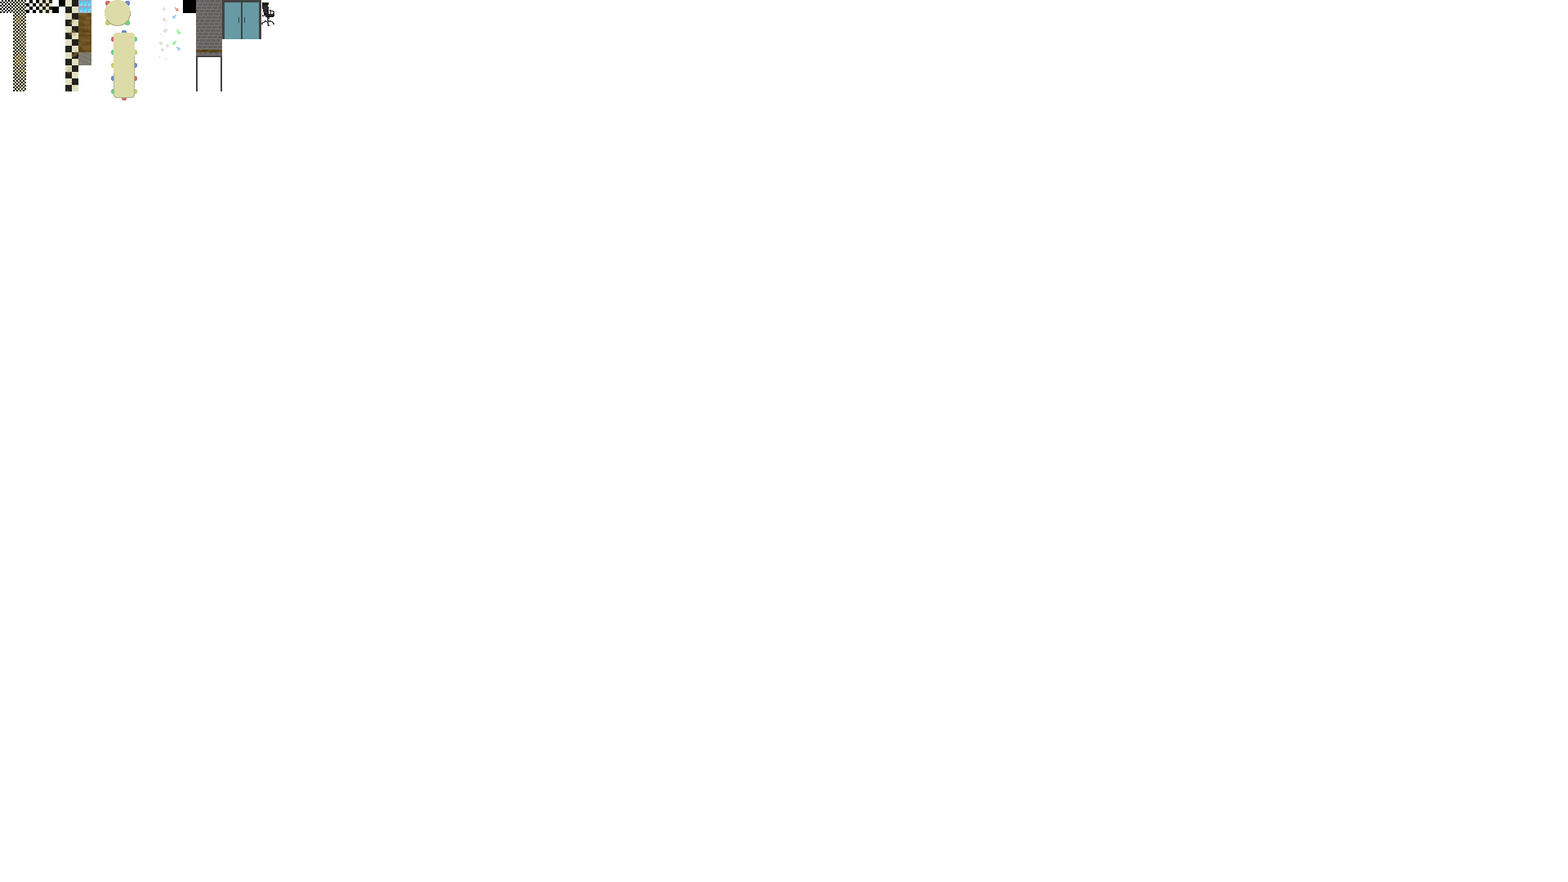
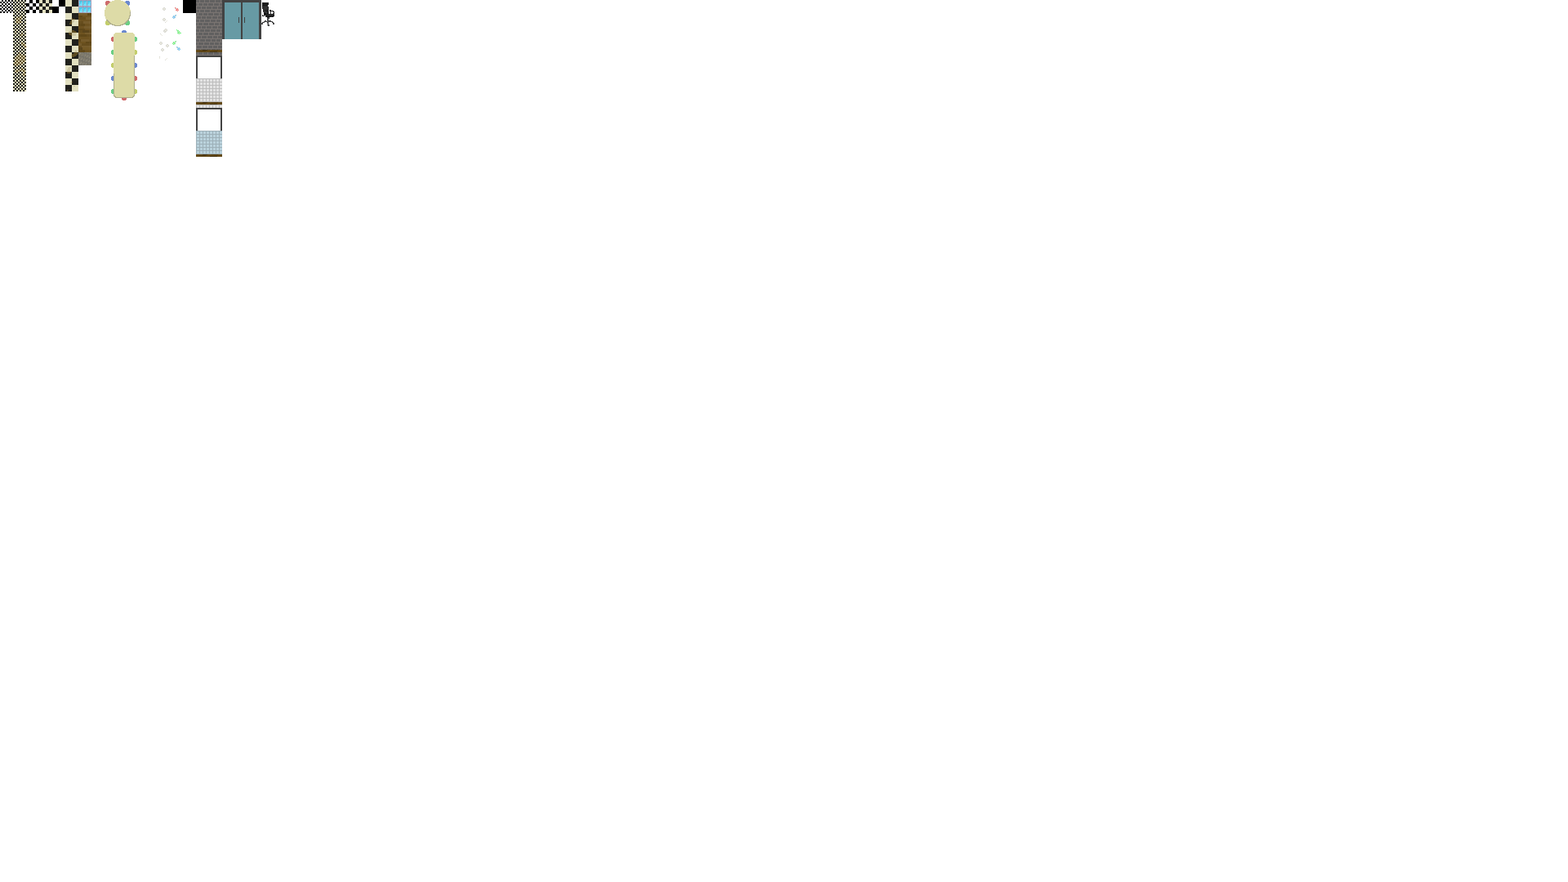
Layer changes from the first 1568px x 882px image to the second:
added layer "Textures copy" above "Textures" over [196, 130, 223, 157]
painted on "Textures" over [196, 78, 223, 131]